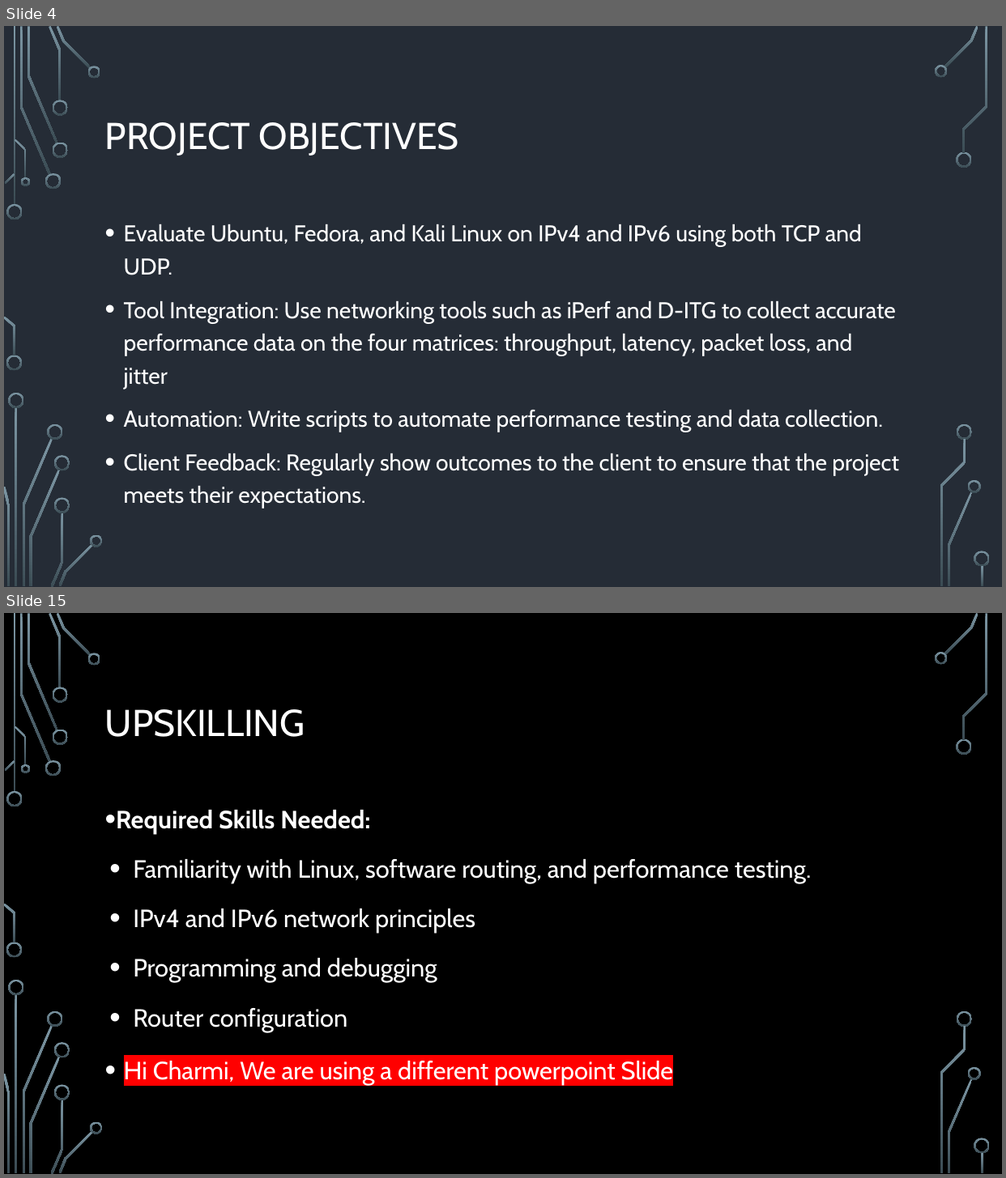
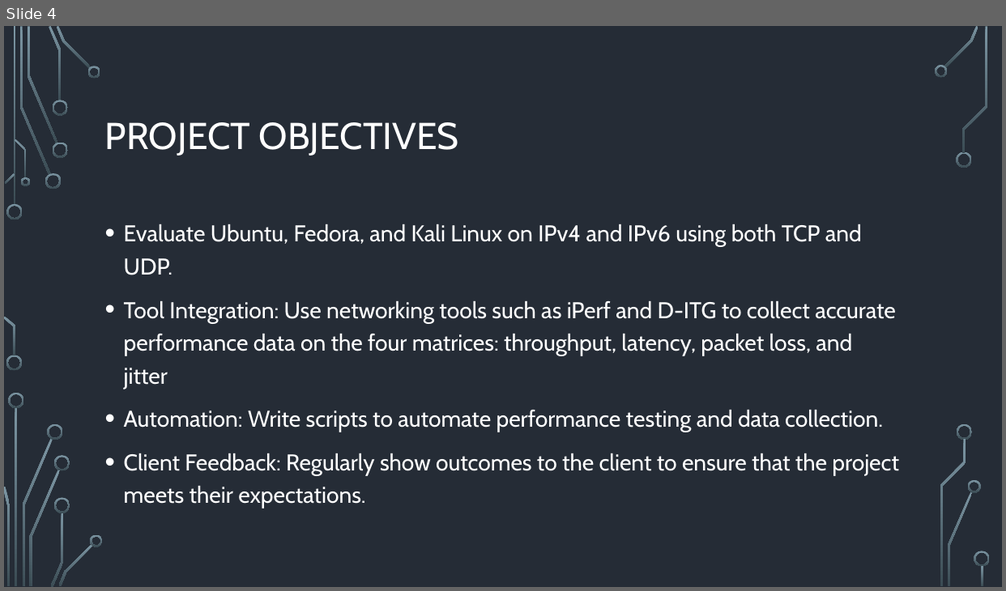
Before and after one commit to Linux-Network-Performance-Evaluation/Portfolio, a slide deck: 02-Planning-and-Control/Proposal/Proposal-Presentation/Version-History/First Draft Powerpoint.pptx. Shown one above the other, each under a label of ours: slides 4 and 15 before the commit, slide 4 after it; the slides between them are not shown. The pictures are 1006x1178 and 1006x591 pixels, drawn with LibreOffice and Linux fonts; fonts in the diff are those of the drawing; background and template pictures are left out. Boxes give left, top, right and bottom in pixels: in the first picture for what was removed or moved away, otherwise in the second. Text is boxed around its words. In the diff, an @@ line names an element or a change of style, - is before the commit and + after.

```diff
--- a/02-Planning-and-Control/Proposal/Proposal-Presentation/Version-History/First Draft Powerpoint.pptx
+++ b/02-Planning-and-Control/Proposal/Proposal-Presentation/Version-History/First Draft Powerpoint.pptx
@@ slide 15 removed at (4, 613, 1002, 1174), background picture (left out); not listed: 36 template elements that a slide beside it also shows @@
@@ title removed at (105, 709, 305, 737) @@
-UPSKILLING
@@ text removed at (116, 810, 811, 1084) @@
-• Required Skills Needed:
-• Familiarity with Linux, software routing, and performance testing.
-• IPv4 and IPv6 network principles
-• Programming and debugging
-• Router configuration
-• Hi Charmi, We are using a different powerpoint Slide
```
Also in this commit, not shown: 5 slides changed, 5 slides added, 10 other slides removed, 8 other files.
